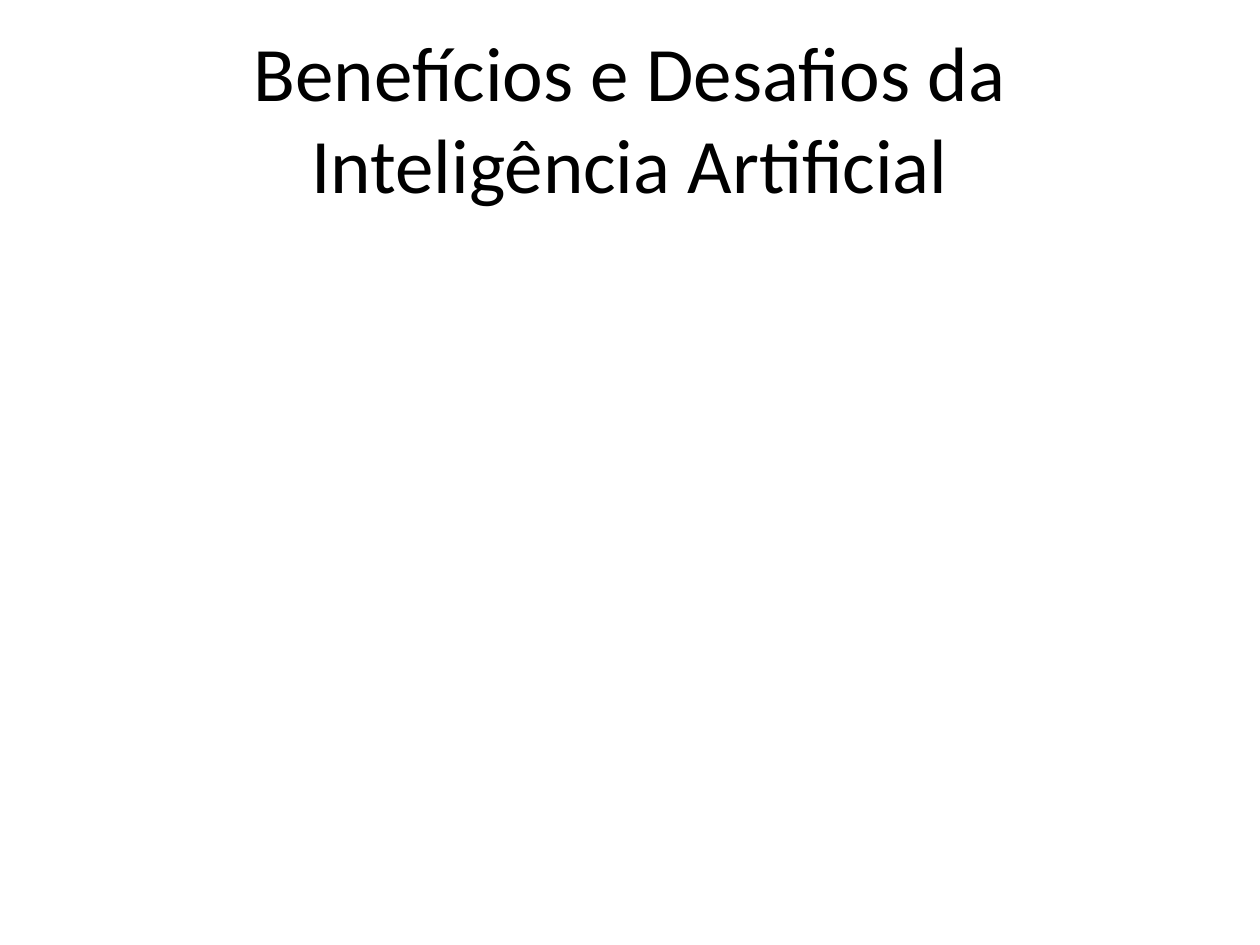
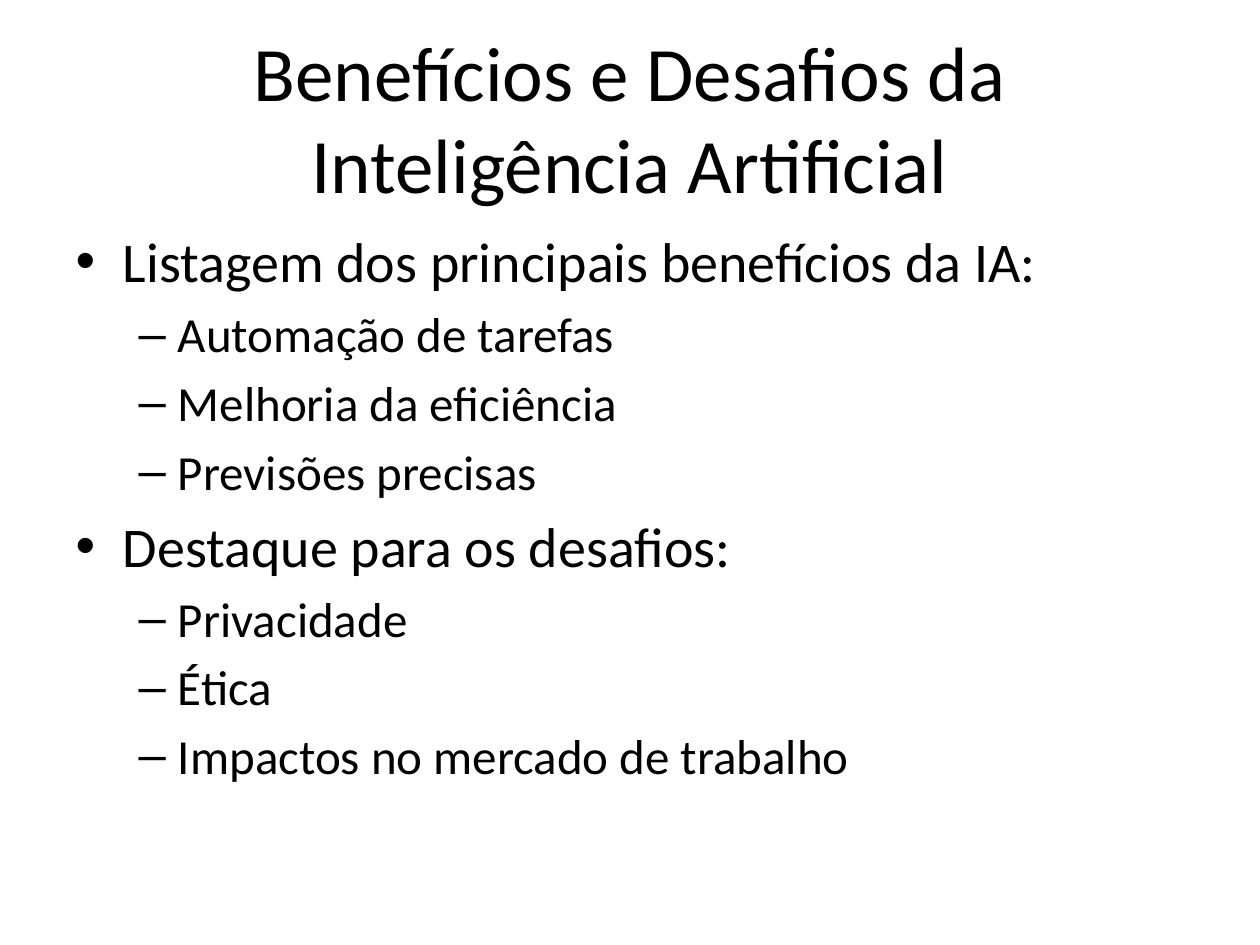
Before and after one commit to lcdlemos/EstagioNutes, a slide deck: slide 4 of Slides/auto_apresentacao.pptx. Drawn at 1260x945 pixels with LibreOffice and Linux fonts; fonts in the diff are those of the drawing. Boxes give left, top, right and bottom in pixels: in the first picture for what was removed or moved away, otherwise in the second. Text is boxed around its words. In the diff, an @@ line names an element or a change of style, - is before the commit and + after.

```diff
--- a/Slides/auto_apresentacao.pptx
+++ b/Slides/auto_apresentacao.pptx
@@ text added at [123, 243, 1035, 782], 28 pt, text #000000 @@
+• Listagem dos principais benefícios da IA:
+  – Automação de tarefas
+  – Melhoria da eficiência
+  – Previsões precisas
+• Destaque para os desafios:
+  – Privacidade
+  – Ética
+  – Impactos no mercado de trabalho
```
Also in this commit, not shown: 3 other slides changed, 1 slide added, 1 slide removed, 2 other files.
